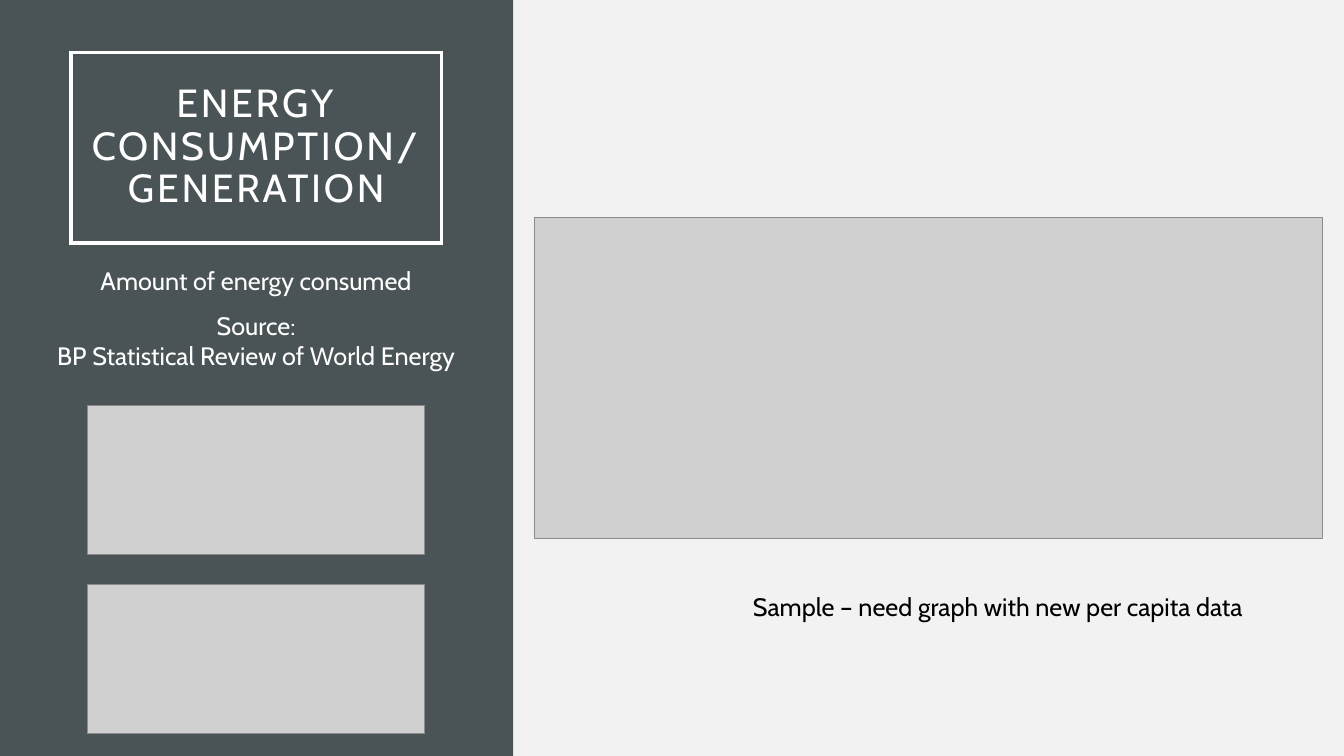
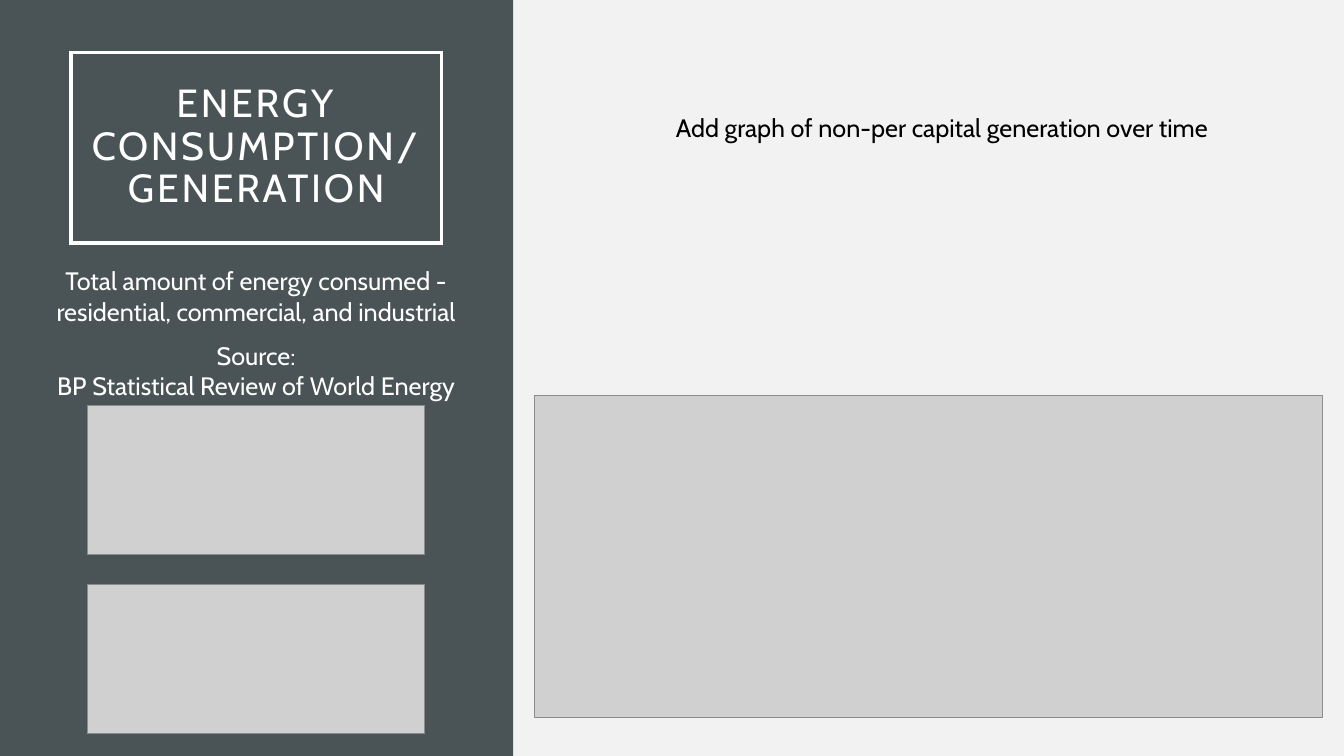
Before and after one commit to gabigham/dagger, a slide deck: slide 9 of Project 1.pptx (slide 5 before the commit). Drawn at 1344x756 pixels with LibreOffice and Linux fonts; fonts in the diff are those of the drawing; grey boxes stand for pictures. Boxes give left, top, right and bottom in pixels: in the first picture for what was removed or moved away, otherwise in the second. Text is boxed around its words. In the diff, an @@ line names an element or a change of style, - is before the commit and + after.

```diff
--- a/Project 1.pptx
+++ b/Project 1.pptx
@@ text added at [676, 118, 1208, 143], 18 pt, text #000000 @@
+Add graph of non-per capital generation over time
@@ text at [57, 271, 455, 324]: text changed @@
-Amount of energy consumed
+Total amount of energy consumed - residential, commercial, and industrial
@@ picture: place and size @@
-picture at [534, 217, 1323, 538]
+picture at [534, 395, 1323, 717]
@@ text removed at [753, 597, 1242, 622] @@
-Sample – need graph with new per capita data
```
Also in this commit, not shown: 4 other slides changed, 5 slides added, 2 slides removed, 2 other files.
